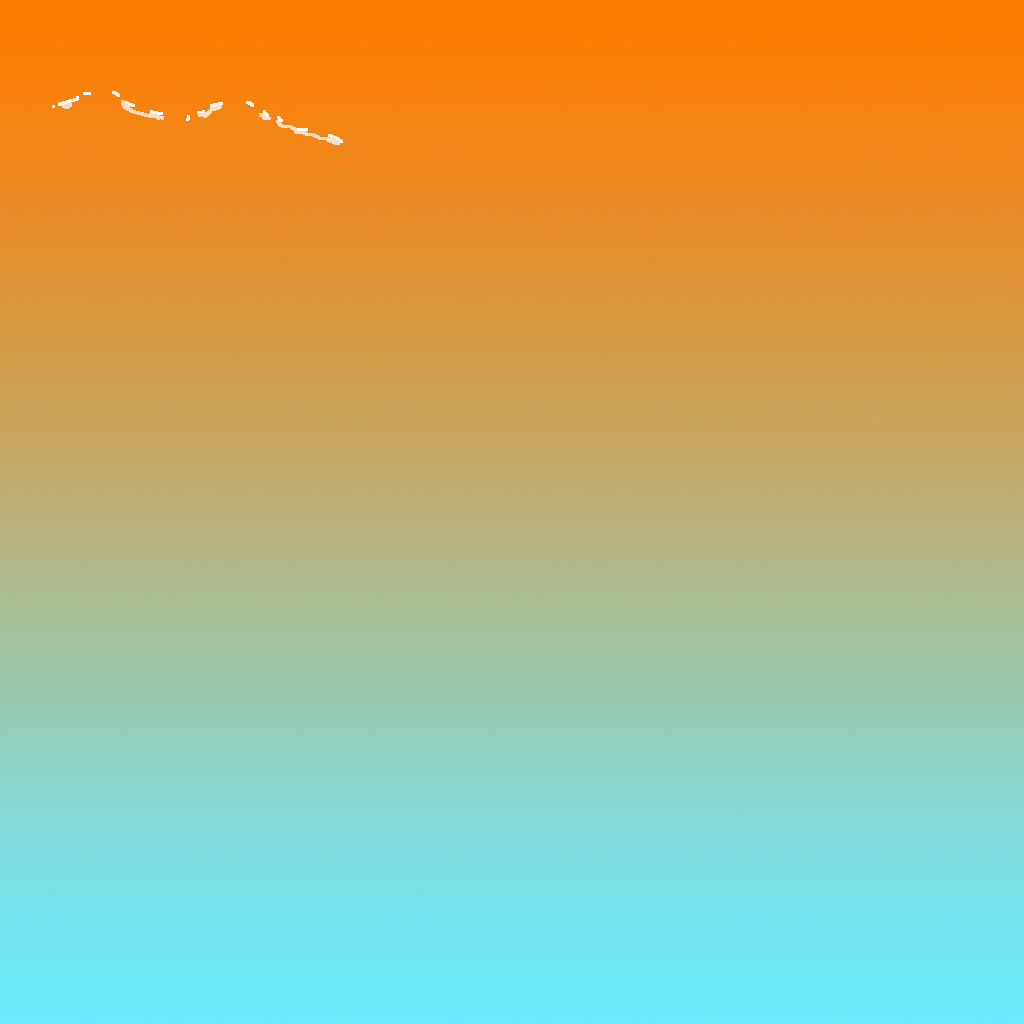
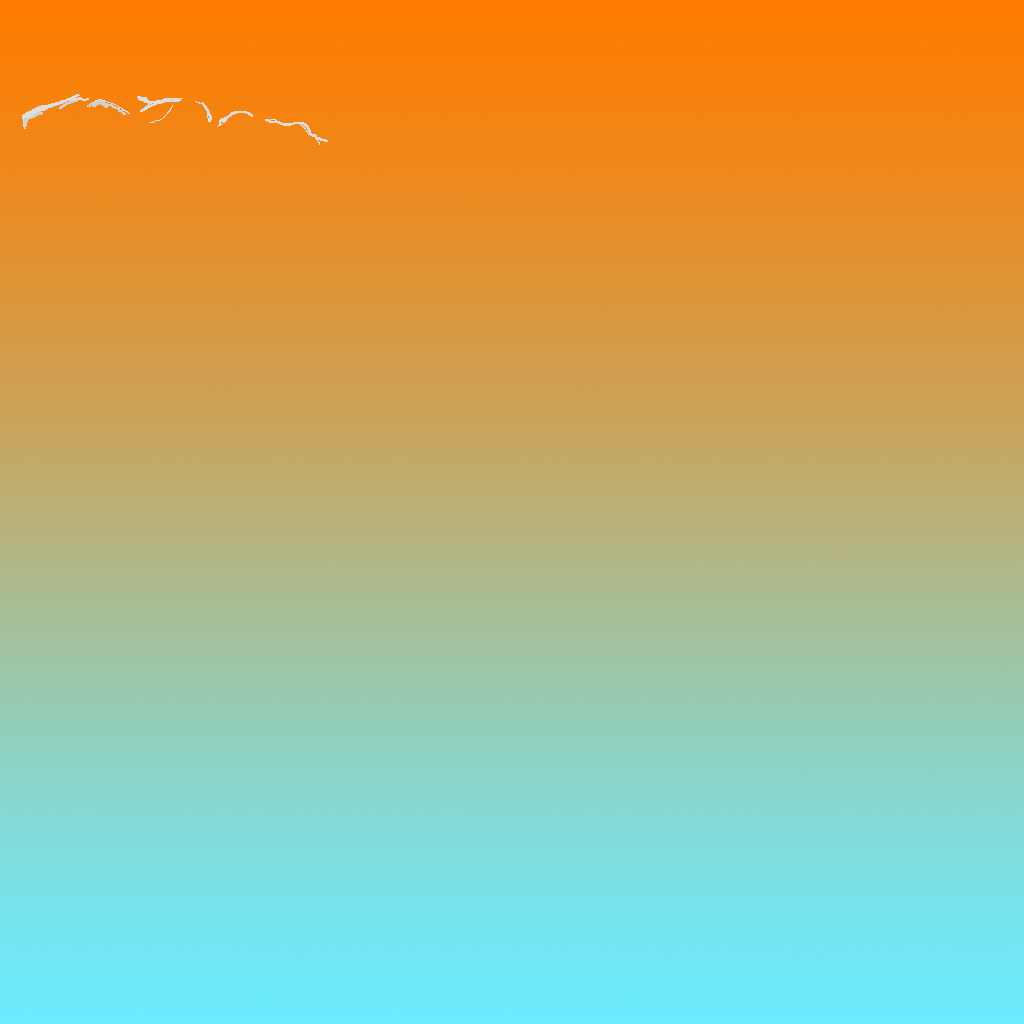
The second 1024px x 1024px image is a revision of the first. Changes to its layers:
painted on "Layer 1" over [22, 91, 343, 145]
painted on "Rectangle 1" over [22, 91, 343, 145]
